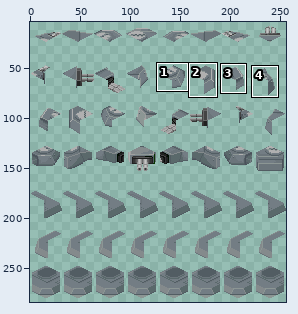
File history of a sprite sheet, Resources/UnitSprites/SWUPPERLASCturret.png. The picture above shows the old version from afar; the outline marks the close-up.
Close-up. As it was:
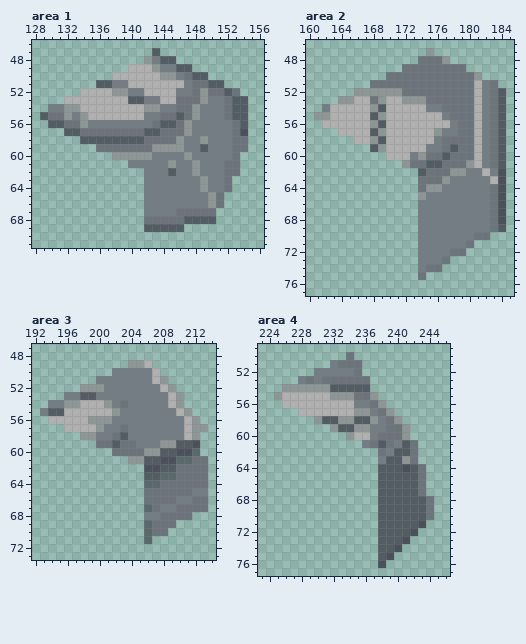
The file is 256x320 pixels. Shown: area 1: x 128..156, y 46..71; area 2: x 160..185, y 46..77; area 3: x 192..214, y 47..73; area 4: x 223..246, y 49..77. The old version is drawn lined up with the new one. The wide view leaves out empty margins. The commit also changed other parts of the picture, which this record leaves out.
Now the later version:
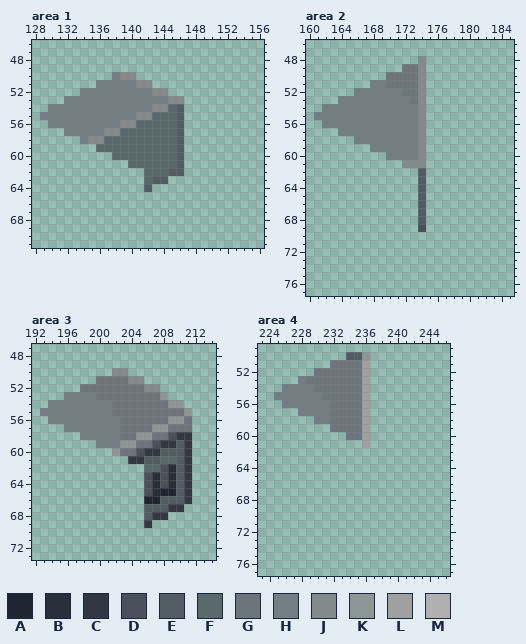
Palette (. is transparent): A #212431  B #293039  C #313842  D #4a515a  E #525d63  F #5a696b  G #6b757b  H #737d84  J #848a8c  K #8c9694  L #a0a0a0  M #b0b0b0
The exact change:
whole drawing moved by +0,+8 (the old picture is shown already moved)
Changed rows in their new state; - is an unchanged pixel.
Area 1:
first column x 129:
47 --------------.-----------
48 -------------....---------
49 -----------........-------
50 ---------HJJ.........-----
51 -------HH--HJJ.........---
52 -----HHHHHH--HJJ.........-
53 ---HHHHHHHHHH--HJJ........
54 ---HHHHHHHHHHHJJFE........
55 HHHH-HHHHHHHJJFFF-........
56 -HHHHH----JJFFFFFE........
57 ---HHHHHJJFFFFFFFE........
58 -----HJJFFFFFFFFFE........
59 -------FFFFFFFFFFE........
60 ---------FFFFFFFFE.......-
61 -----------FFFFFFE.......-
62 -------------FFF-E.......-
63 -------------FEE........--
64 -------------E..........--
65 -------------..........---
66 -------------..........---
67 -------------.........----
68 -------------.........----
69 -------------.....--------
Area 2:
first column x 161:
47 --------------.---------
48 -------------J...-------
49 -------------J.....-----
50 -------------J.......---
51 -------HH----J.........-
52 -----HHHHHH--J..........
53 ---HHHHHHHHHGJ..........
54 --HHHHHHHHHHHJ..........
55 HHHHHHHHHHHHHJ..........
56 -HHHHHHHHHHHHJ..........
57 ---HHHHHHHHHHJ..........
58 -----HHHHHHHHJ..........
59 -------HHHHHHJ..........
60 ---------HHH-J..........
61 -----------JJJ..........
62 --------------..........
63 -------------E..........
64 -------------E..........
65 -------------E..........
66 -------------E..........
67 -------------E..........
68 -------------E..........
69 -------------D..........
70 -------------.........--
71 -------------.......----
72 -------------......-----
73 -------------....-------
74 -------------...--------
75 -------------.----------
Area 3:
first column x 194:
49 ----------...-------
50 --------JJ....------
51 ------GGGGJJ...-----
52 ----GGGGGGGGJJ..----
53 ----HHGGGGGGGGK..---
54 --HHHHHHG-GGGGGK----
55 HHHHHHHHGGGGGGGGG---
56 HHHHHHHH-GGGGGGKKG.-
57 --HHHHH---GGGKKGGG..
58 ----HH--HGGKKGGDCC.-
59 ------HHHKKGGDCC-C.-
60 --------K--DCC--EC.-
61 ----------CC--FFEC..
62 ------------FFDBEC..
63 ------------DBDBEC..
64 ------------DBDBEC..
65 ------------DBAAEC..
66 ------------AAEEEC..
67 ------------EEECC...
68 ------------ECC...--
69 ------------C...----
70 ------------...-----
71 ------------.-------
Area 4:
first column x 225:
50 ---------EEK--------
51 -------G---L--------
52 -----GGGGG-L--------
53 -----G-----L--------
54 -HHHHGGGGGGL--------
55 HHHHHHGGGG-L.-------
56 -HHHHHHGGGGL..------
57 ---HHHHGGGGL...-----
58 -----HHGGGGL....----
59 -------GGGGL.....---
60 ---------GGL.....---
61 -----------L......--
62 -------------.....--
63 -------------.....--
64 -------------......-
65 -------------......-
66 -------------......-
67 -------------......-
68 -------------.......
69 -------------.......
70 -------------.......
71 -------------......-
72 -------------.....--
73 -------------....---
74 -------------...----
75 -------------..-----
76 -------------.------
Boxes around the changes in both close-ups, in picture pixels (x1, y1, x2, y2):
changed: (40, 48, 248, 232)
changed: (314, 48, 506, 280)
changed: (48, 360, 208, 544)
changed: (274, 352, 434, 568)
